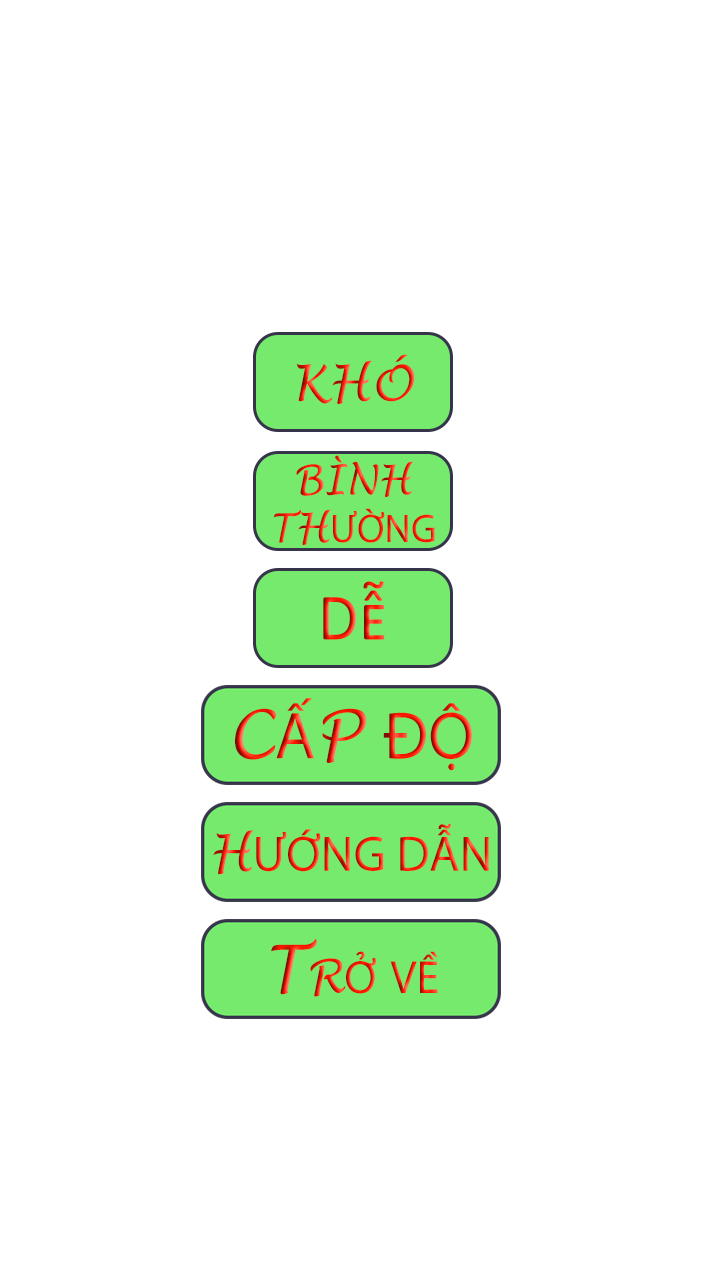
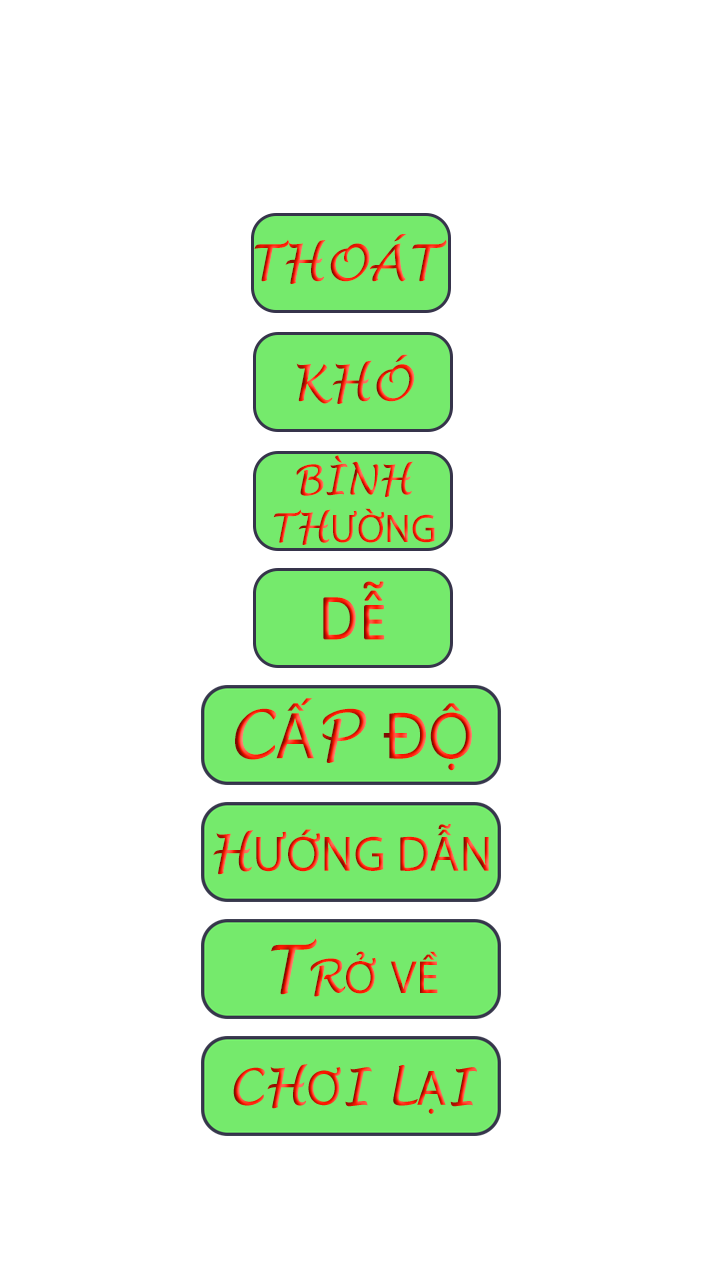
Revision of a layered 720 x 1280 image; what changed, layer by layer:
added group "ExitButton" with 2 layers in group "components" over [251, 213, 451, 313]
added layer "Exit" in group "ExitButton" over [254, 234, 447, 284]
added layer "Rectangle 14 copy 3" in group "ExitButton" over [251, 213, 451, 313]
added group "RePlayButton" with 2 layers in group "components" over [201, 1036, 501, 1136]
added layer "RePlay" in group "RePlayButton" over [233, 1064, 477, 1114]
added layer "Rectangle 13 copy" in group "RePlayButton" over [201, 1036, 501, 1136]
